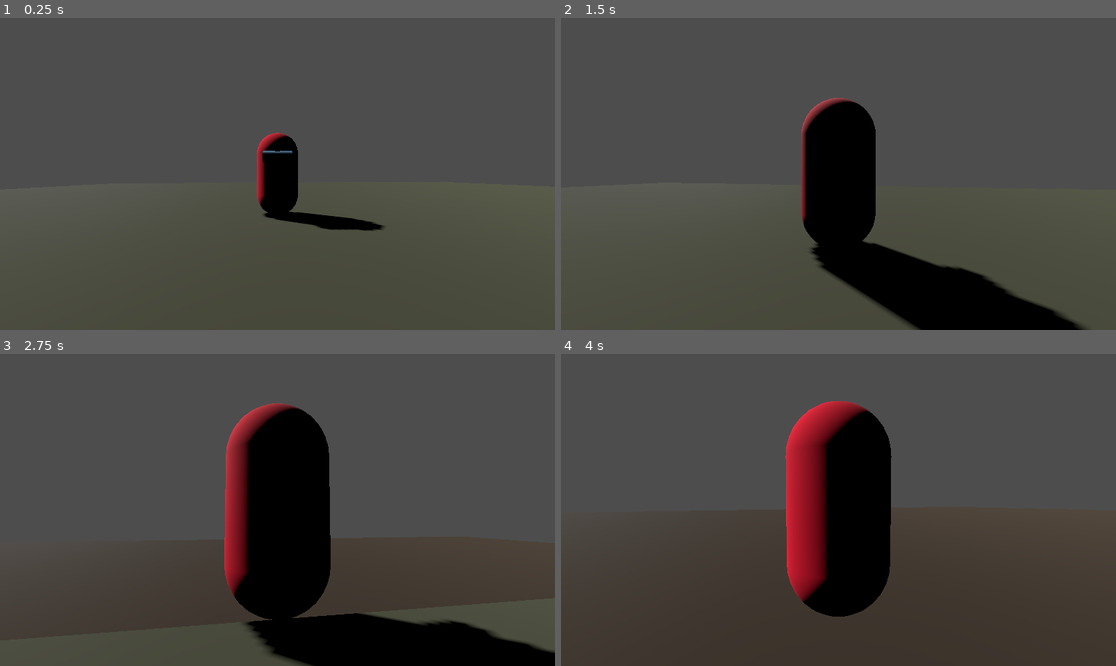
Above: before the commit, frames 1-4 (two rows, left to right).
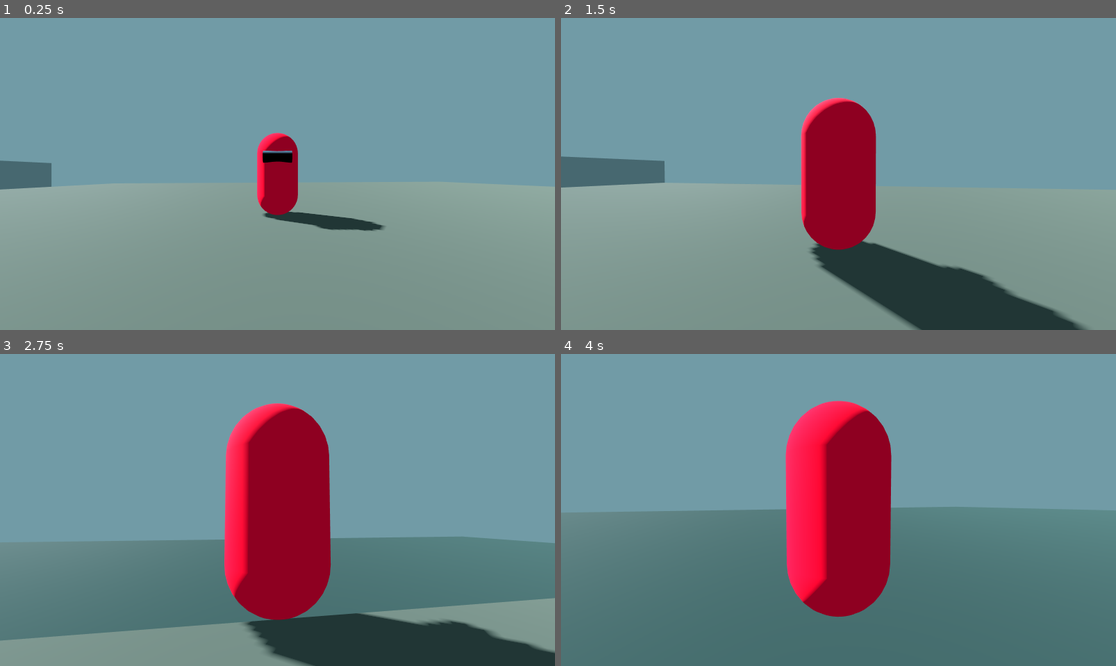
Above: after the commit, the same moments.

Repository: OLIWAPUNK/WSKAZEM
Game: Godot game, scene res://Scenes/World/DebugWorld.tscn
Same seed, same stepped clock (60 frames per second), same inputs: the game is played once before the commit and once after it.
Inputs (mouse positions are in pixels of both pictures, inside the frame that each line leads up to):
- Up to frame 1 (0.25 s): no input
- Up to frame 2 (1.5 s): tap Enter at 0.5 s; move the mouse to (866, 174) at 0.52 s; hold Mouse wheel up (zoom_in) 0.53-1.28 s; hold W (up) from 0.53 s (still down); tap Space (jump) at 0.77 s; move the mouse to (810, 174) at 1.27 s; tap Mouse wheel down (zoom_out) at 1.35 s
- Up to frame 3 (2.75 s): keep holding W (up); tap Space (jump) at 1.52 s; move the mouse to (288, 503) at 2.02 s; hold Mouse wheel up (zoom_in) from 2.03 s (still down)
- Up to frame 4 (4 s): keep holding W (up); move the mouse to (832, 516) at 2.77 s; release Mouse wheel up (zoom_in) at 2.78 s; tap Mouse wheel down (zoom_out) at 2.85 s; tap Space (jump) at 3.02, 3.77 s; move the mouse to (877, 513) at 3.52 s; hold Mouse wheel up (zoom_in) from 3.53 s (still down)

The runs differ from the first frame. In frame 1, 100% of the frame differs, in the area x 0-100%, y 0-100%; in frame 2, 100%; in frame 3, 100%; in frame 4, 100%.

Commit message:
Minor tweaks

Diff:
--- a/Scenes/UI/CameraTransition.tscn
+++ b/Scenes/UI/CameraTransition.tscn
@@ -17,6 +17,22 @@
 "values": [Color(1, 1, 1, 0)]
 }
 
+[sub_resource type="Animation" id="Animation_1ungn"]
+resource_name = "fade_in"
+length = 0.3
+tracks/0/type = "value"
+tracks/0/imported = false
+tracks/0/enabled = true
+tracks/0/path = NodePath("ColorRect:modulate")
+tracks/0/interp = 1
+tracks/0/loop_wrap = true
+tracks/0/keys = {
+"times": PackedFloat32Array(0, 0.3),
+"transitions": PackedFloat32Array(1, 1),
+"update": 0,
+"values": [Color(1, 1, 1, 1), Color(1, 1, 1, 0)]
+}
+
 [sub_resource type="Animation" id="Animation_bedck"]
 resource_name = "fade_out"
 length = 0.3
@@ -33,22 +49,6 @@
 "values": [Color(1, 1, 1, 0), Color(1, 1, 1, 1)]
 }
 
-[sub_resource type="Animation" id="Animation_1ungn"]
-resource_name = "fade_in"
-length = 0.3
-tracks/0/type = "value"
-tracks/0/imported = false
-tracks/0/enabled = true
-tracks/0/path = NodePath("ColorRect:modulate")
-tracks/0/interp = 1
-tracks/0/loop_wrap = true
-tracks/0/keys = {
-"times": PackedFloat32Array(0, 0.3),
-"transitions": PackedFloat32Array(1, 1),
-"update": 0,
-"values": [Color(1, 1, 1, 1), Color(1, 1, 1, 0)]
-}
-
 [sub_resource type="AnimationLibrary" id="AnimationLibrary_lx5vq"]
 _data = {
 &"RESET": SubResource("Animation_sydgx"),
@@ -58,7 +58,7 @@
 
 [node name="CameraTransition" type="CanvasLayer"]
 script = ExtResource("1_38361")
-TRANSITION_DURATION = 0.3
+TRANSITION_DURATION = 0.5
 
 [node name="ColorRect" type="ColorRect" parent="."]
 modulate = Color(1, 1, 1, 0)
--- a/Scenes/World/DebugWorld.tscn
+++ b/Scenes/World/DebugWorld.tscn
@@ -1,10 +1,15 @@
-[gd_scene load_steps=15 format=3 uid="uid://c31twgojuxm01"]
+[gd_scene load_steps=17 format=3 uid="uid://c31twgojuxm01"]
 
 [ext_resource type="PackedScene" uid="uid://dsbfsi27pov27" path="res://Scenes/Player.tscn" id="1_ejd2g"]
 [ext_resource type="Script" uid="uid://deids1dsmsswn" path="res://Scripts/CameraZones/CameraZoneManager.gd" id="1_gsptc"]
 [ext_resource type="Script" uid="uid://bxf3u0i6yak2w" path="res://Scripts/CameraZones/CameraZone.gd" id="2_xcwyu"]
 [ext_resource type="PackedScene" uid="uid://djnoxmx6xxov2" path="res://Scenes/UI/DebugUI.tscn" id="3_gsptc"]
 [ext_resource type="Script" uid="uid://d37kmj8l1aw1i" path="res://Scripts/CameraZones/CameraMovement.gd" id="3_jrjdp"]
+
+[sub_resource type="Environment" id="Environment_jrjdp"]
+background_mode = 1
+background_color = Color(0.442, 0.6083999, 0.65, 1)
+tonemap_mode = 2
 
 [sub_resource type="BoxShape3D" id="BoxShape3D_xcwyu"]
 size = Vector3(30.732788, 13.525391, 10)
@@ -22,13 +27,13 @@
 [sub_resource type="BoxMesh" id="BoxMesh_j0p05"]
 
 [sub_resource type="StandardMaterial3D" id="StandardMaterial3D_vygsr"]
-albedo_color = Color(0.30576488, 0.31537718, 0.2421104, 1)
+albedo_color = Color(0.29548746, 0.31242776, 0.28705248, 1)
 
 [sub_resource type="BoxShape3D" id="BoxShape3D_04xr5"]
 size = Vector3(200, 1, 200)
 
 [sub_resource type="StandardMaterial3D" id="StandardMaterial3D_04xr5"]
-albedo_color = Color(0.25589287, 0.21072027, 0.16382411, 1)
+albedo_color = Color(0.1728, 0.24, 0.23327999, 1)
 
 [sub_resource type="BoxMesh" id="BoxMesh_r15hr"]
 size = Vector3(10, 1, 10)
@@ -36,7 +41,13 @@
 [sub_resource type="BoxShape3D" id="BoxShape3D_vygsr"]
 size = Vector3(10, 1, 10)
 
+[sub_resource type="BoxShape3D" id="BoxShape3D_jrjdp"]
+size = Vector3(26.532593, 1, 10)
+
 [node name="DebugWorld" type="Node3D"]
+
+[node name="WorldEnvironment" type="WorldEnvironment" parent="."]
+environment = SubResource("Environment_jrjdp")
 
 [node name="CameraZoneManager" type="Node" parent="."]
 unique_name_in_owner = true
@@ -60,7 +71,7 @@
 script = ExtResource("3_jrjdp")
 
 [node name="CameraZone2" type="Area3D" parent="CameraZoneManager"]
-transform = Transform3D(-4.371139e-08, 0, -1, 0, 1, 0, 1, 0, -4.371139e-08, -51.898605, 0, 22.435238)
+transform = Transform3D(-4.371139e-08, 0, -1, 0, 1, 0, 1, 0, -4.371139e-08, -51.898605, 0, 28.519444)
 script = ExtResource("2_xcwyu")
 metadata/_custom_type_script = "uid://bxf3u0i6yak2w"
 
@@ -111,6 +122,50 @@
 transform = Transform3D(1, 0, 0, 0, 0.77938175, 0.6265494, 0, -0.6265494, 0.77938175, -4.656613e-10, 0.1933315, 0.24049027)
 shape = SubResource("BoxShape3D_vygsr")
 
+[node name="Block2" type="StaticBody3D" parent="Environment"]
+transform = Transform3D(1, 0, 0, 0, -4.371139e-08, -1, 0, 1, -4.371139e-08, -25.029364, -1.1826212, -4.7726164)
+
+[node name="MeshInstance3D" type="MeshInstance3D" parent="Environment/Block2"]
+transform = Transform3D(2.653725, 0, 0, 0, 1, 0, 0, 0, 1, -9.901503, 0, 0)
+mesh = SubResource("BoxMesh_r15hr")
+
+[node name="CollisionShape3D" type="CollisionShape3D" parent="Environment/Block2"]
+transform = Transform3D(1, 0, 0, 0, 1, 0, 0, 0, 1, -9.945131, 0, 0)
+shape = SubResource("BoxShape3D_jrjdp")
+
+[node name="Block3" type="StaticBody3D" parent="Environment"]
+transform = Transform3D(1, 0, 0, 0, -4.371139e-08, -1, 0, 1, -4.371139e-08, -25.029364, -1.1826212, 4.3026114)
+
+[node name="MeshInstance3D" type="MeshInstance3D" parent="Environment/Block3"]
+transform = Transform3D(2.653725, 0, 0, 0, 1, 0, 0, 0, 1, -9.901503, 0, 0)
+mesh = SubResource("BoxMesh_r15hr")
+
+[node name="CollisionShape3D" type="CollisionShape3D" parent="Environment/Block3"]
+transform = Transform3D(1, 0, 0, 0, 1, 0, 0, 0, 1, -9.945131, 0, 0)
+shape = SubResource("BoxShape3D_jrjdp")
+
+[node name="Block4" type="StaticBody3D" parent="Environment"]
+transform = Transform3D(-4.371139e-08, -1, 4.371139e-08, 0, -4.371139e-08, -1, 1, -4.371139e-08, 1.9106855e-15, -56.89275, -1.1826212, 1.8512053)
+
+[node name="MeshInstance3D" type="MeshInstance3D" parent="Environment/Block4"]
+transform = Transform3D(2.653725, 0, 0, 0, 1, 0, 0, 0, 1, -9.901503, 0, 0)
+mesh = SubResource("BoxMesh_r15hr")
+
+[node name="CollisionShape3D" type="CollisionShape3D" parent="Environment/Block4"]
+transform = Transform3D(1, 0, 0, 0, 1, 0, 0, 0, 1, -9.945131, 0, 0)
+shape = SubResource("BoxShape3D_jrjdp")
+
+[node name="Block5" type="StaticBody3D" parent="Environment"]
+transform = Transform3D(-4.371139e-08, -1, 4.371139e-08, 0, -4.371139e-08, -1, 1, -4.371139e-08, 1.9106855e-15, -48.85243, -1.1826212, -15.30179)
+
+[node name="MeshInstance3D" type="MeshInstance3D" parent="Environment/Block5"]
+transform = Transform3D(2.653725, 0, 0, 0, 1, 0, 0, 0, 1, -9.901503, 0, 0)
+mesh = SubResource("BoxMesh_r15hr")
+
+[node name="CollisionShape3D" type="CollisionShape3D" parent="Environment/Block5"]
+transform = Transform3D(1, 0, 0, 0, 1, 0, 0, 0, 1, -9.945131, 0, 0)
+shape = SubResource("BoxShape3D_jrjdp")
+
 [node name="Sun" type="DirectionalLight3D" parent="."]
 transform = Transform3D(0.5394667, 0.56575876, -0.6236126, 0.7562875, 7.801726e-09, 0.65423936, 0.37014166, -0.8245708, -0.4278763, -10.312971, 13.88743, 0)
 shadow_enabled = true
--- a/project.godot
+++ b/project.godot
@@ -79,3 +79,8 @@
 "events": [Object(InputEventKey,"resource_local_to_scene":false,"resource_name":"","device":-1,"window_id":0,"alt_press …(192 unchanged characters)…
 ]
 }
+
+[rendering]
+
+anti_aliasing/quality/msaa_3d=3
+anti_aliasing/quality/screen_space_aa=2
